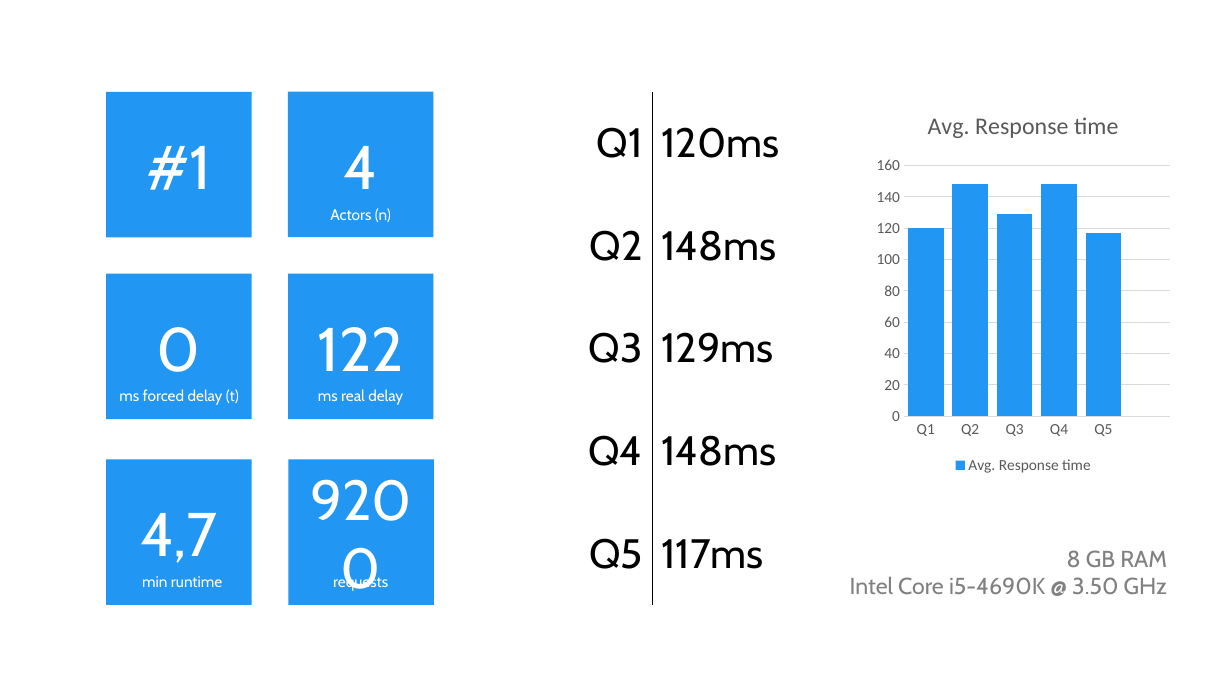
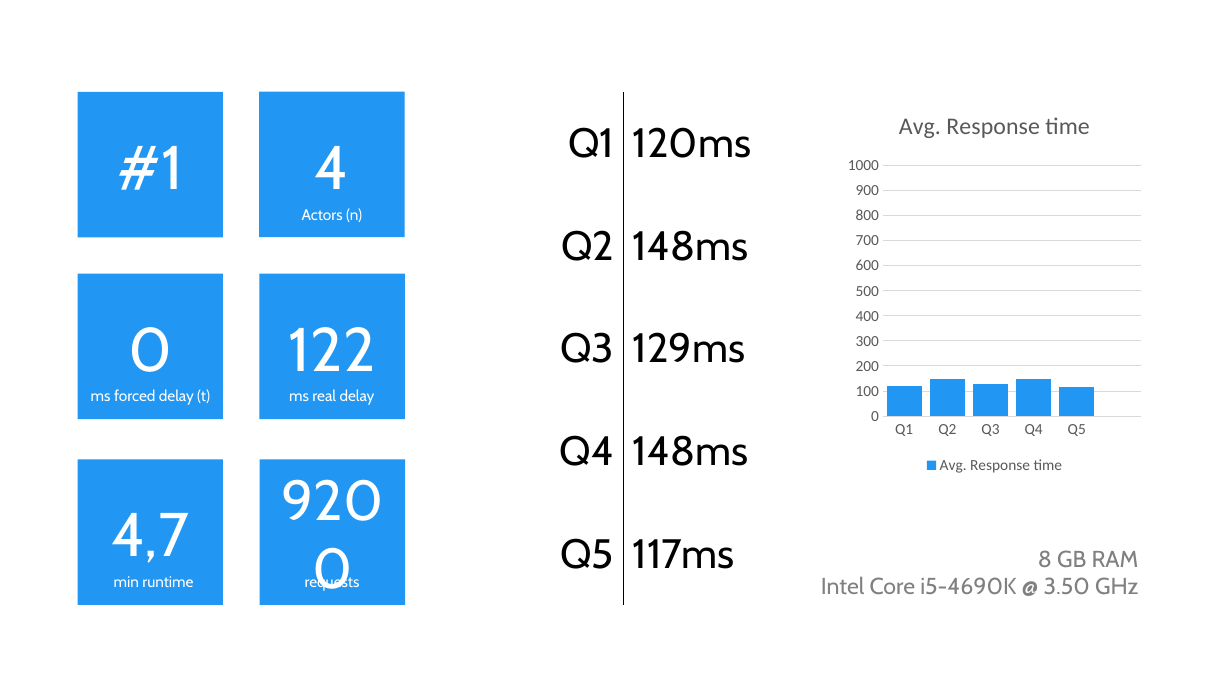
Before and after one commit to elordin/dbs, a slide deck: slide 1 of u07/Results.pptx. Drawn at 1232x693 pixels with LibreOffice and Linux fonts; fonts in the diff are those of the drawing. Boxes give left, top, right and bottom in pixels: in the first picture for what was removed or moved away, otherwise in the second. Text is boxed around its words. In the diff, an @@ line names an element or a change of style, - is before the commit and + after.

```diff
--- a/u07/Results.pptx
+++ b/u07/Results.pptx
@@ column chart at bbox=[842, 91, 1148, 478] @@
-Avg. Response time: 120, 148, 129, 148, 117, -
+Avg. Response time: 120, 150, 130, 150, 120, -
@@ value axis changed @@
@@ 6 rectangles, 6 texts, 1 table, 1 column chart: place and size @@
-6 rectangles, 6 texts, 1 table, 1 column chart at bbox=[106, 91, 1177, 604]
+6 rectangles, 6 texts, 1 table, 1 column chart at bbox=[78, 91, 1148, 604]
```
Also in this commit, not shown: 2 other slides changed, 1 slide added, 9 other files.
